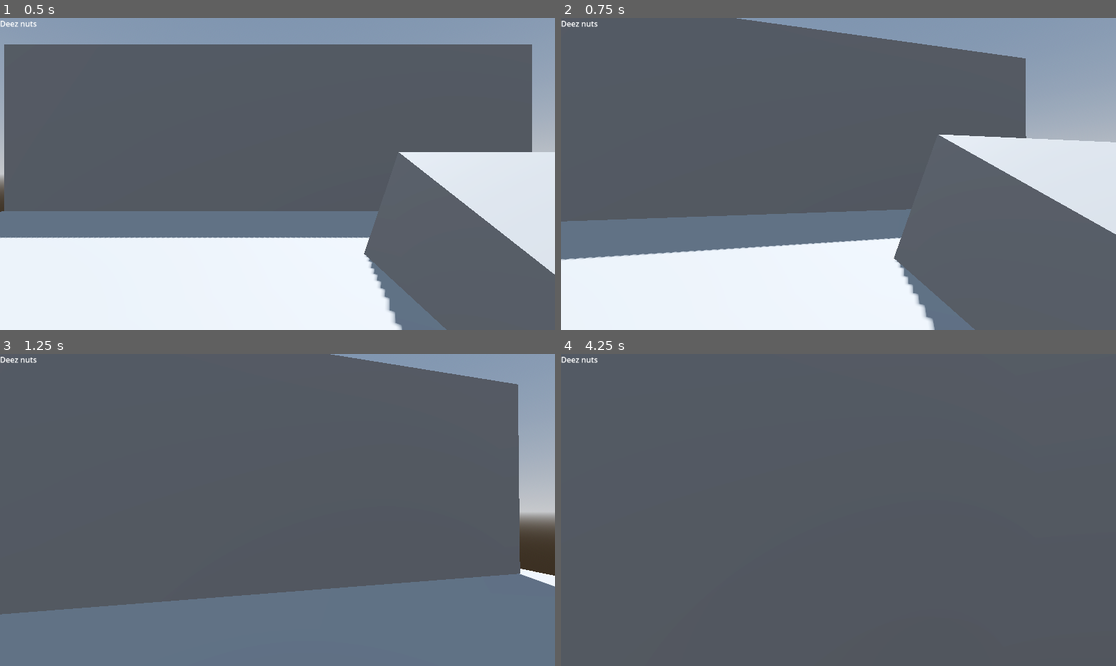
Above: before the commit, frames 1-4 (two rows, left to right).
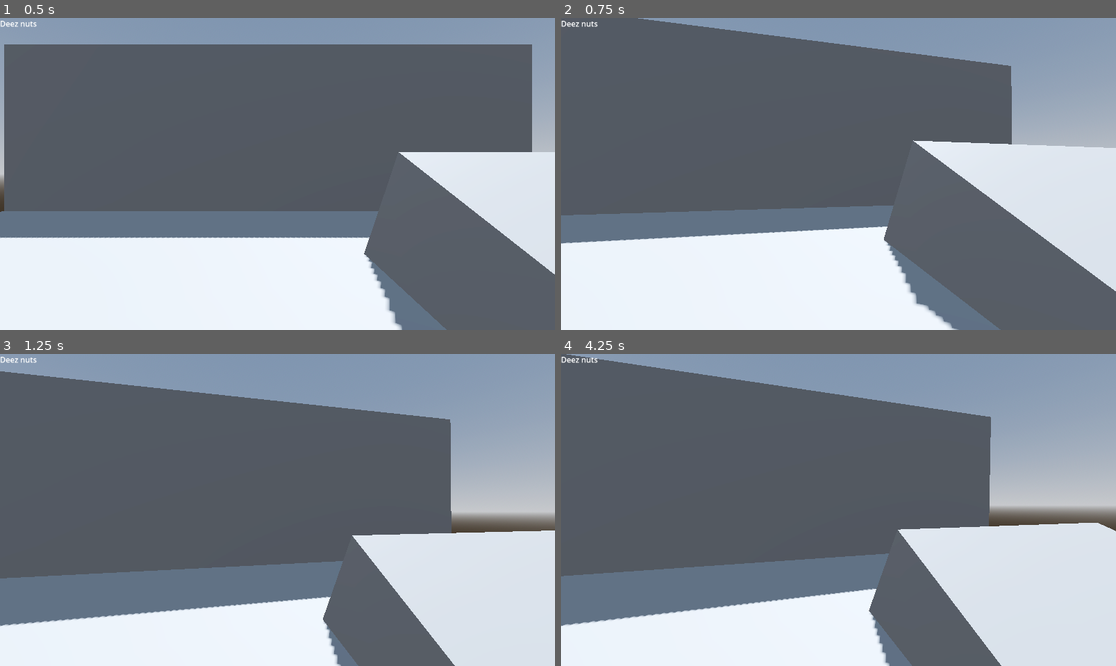
Above: after the commit, the same moments.

Repository: septabit/Stun-Zeed
Game: Godot game, scene res://Scenes/world.tscn
Same seed, same stepped clock (60 frames per second), same inputs: the game is played once before the commit and once after it.
Inputs (mouse positions are in pixels of both pictures, inside the frame that each line leads up to):
- Up to frame 1 (0.5 s): no input
- Up to frame 2 (0.75 s): tap Enter (ui_accept) at 0.5 s; move the mouse to (866, 174) at 0.52 s; hold Up (ui_up) from 0.53 s (still down); hold Shift (Sprint, bound only after the commit) from 0.53 s (still down)
- Up to frame 3 (1.25 s): keep holding Up (ui_up); keep holding Shift (Sprint, bound only after the commit); tap Enter (ui_accept) at 0.77 s
- Up to frame 4 (4.25 s): keep holding Up (ui_up); move the mouse to (810, 510) at 1.27 s; release Shift (Sprint, bound only after the commit) at 1.28 s; tap Shift (Sprint, bound only after the commit) at 1.35, 2.85 s; tap Enter (ui_accept) at 1.52, 2.75, 3.02, 3.77 s; move the mouse to (849, 503) at 2.02 s; hold Shift (Sprint, bound only after the commit) 2.03-2.78 s; move the mouse to (832, 516) at 2.77 s; move the mouse to (877, 513) at 3.52 s; hold Shift (Sprint, bound only after the commit) from 3.53 s (still down)

Frame 1 is identical in both runs. In frame 2, 13% of the frame differs, in the area x 0-100%, y 0-100%; in frame 3, 48%; in frame 4, 52%.

Commit message:
modified:   Scripts/playerObj.gd 	modified:   project.godot

Diff:
--- a/Scripts/playerObj.gd
+++ b/Scripts/playerObj.gd
@@ -4,8 +4,8 @@
 
 #Player States
 
-var playerTorsoState = torsoIDLE
-var playerLegState = legIDLE
+@export var playerTorsoState = torsoIDLE
+@export var playerLegState = legIDLE
 
 #Head States
 enum {
@@ -20,7 +20,8 @@
 enum {
 	legIDLE,
 	legRUN,
-	legSPRINT
+	legSPRINT,
+	legJUMP
 }
 
 #Player Variables
@@ -48,6 +49,7 @@
 @onready var playerView = $playerView
 @onready var playerViewCamera = $playerView/playerCamera
 
+
 func _ready():
 	Input.set_mouse_mode(Input.MOUSE_MODE_CAPTURED)
 
@@ -68,19 +70,28 @@
 
 	# Get the input direction and handle the movement/deceleration.
 	# As good practice, you should replace UI actions with custom gameplay actions.
-	var input_dir = Input.get_vector("ui_left", "ui_right", "ui_up", "ui_down")
+	var input_dir = Input.get_vector("Left", "Right", "Forward", "Backward")
 	var direction = (playerView.transform.basis * Vector3(input_dir.x, 0, input_dir.y)).normalized()
 	if is_on_floor():
-		if direction:
+		if direction && !Input.is_action_pressed("Sprint"):
 			#If you're moving, then set movement to SPEED.
 			velocity.x = direction.x * playerSpeed
 			velocity.z = direction.z * playerSpeed
+			playerLegState = legRUN
+
+		elif direction && Input.is_action_pressed("Sprint"):
+			#If you're moving, then set movement to SPEED.
+			velocity.x = playerSprint * direction.x * playerSpeed
+			velocity.z = playerSprint * direction.z * playerSpeed
+			playerLegState = legRUN
 		else:
 			#This part sets the speed to 0 if not holding direction.
 			velocity.x = move_toward(velocity.x, 0, playerSpeed)
 			velocity.z = move_toward(velocity.z, 0, playerSpeed)
+			playerLegState = legIDLE
 	else:
 		velocity.x = lerp(velocity.x, direction.x * playerSpeed, delta * 2.0)
+		playerLegState = legJUMP
 
 	#Head Bob Code
 	tbob += delta * velocity.length() * float(is_on_floor())
--- a/project.godot
+++ b/project.godot
@@ -18,3 +18,31 @@
 [dotnet]
 
 project/assembly_name="Deez Nuts"
+
+[input]
+
+Forward={
+"deadzone": 0.5,
+"events": [Object(InputEventKey,"resource_local_to_scene":false,"resource_name":"","device":0,"window_id":0,"alt_pressed":false,"shift_pressed":false,"ctrl_pressed":false,"meta_pressed":false,"pressed":false,"keycode":0,"physical_keycode":87,"key_label":0,"unicode":0,"echo":false,"script":null)
+]
+}
+Backward={
+"deadzone": 0.5,
+"events": [Object(InputEventKey,"resource_local_to_scene":false,"resource_name":"","device":0,"window_id":0,"alt_pressed":false,"shift_pressed":false,"ctrl_pressed":false,"meta_pressed":false,"pressed":false,"keycode":0,"physical_keycode":83,"key_label":0,"unicode":0,"echo":false,"script":null)
+]
+}
+Left={
+"deadzone": 0.5,
+"events": [Object(InputEventKey,"resource_local_to_scene":false,"resource_name":"","device":0,"window_id":0,"alt_pressed":false,"shift_pressed":false,"ctrl_pressed":false,"meta_pressed":false,"pressed":false,"keycode":0,"physical_keycode":65,"key_label":0,"unicode":0,"echo":false,"script":null)
+]
+}
+Right={
+"deadzone": 0.5,
+"events": [Object(InputEventKey,"resource_local_to_scene":false,"resource_name":"","device":0,"window_id":0,"alt_pressed":false,"shift_pressed":false,"ctrl_pressed":false,"meta_pressed":false,"pressed":false,"keycode":0,"physical_keycode":68,"key_label":0,"unicode":0,"echo":false,"script":null)
+]
+}
+Sprint={
+"deadzone": 0.5,
+"events": [Object(InputEventKey,"resource_local_to_scene":false,"resource_name":"","device":0,"window_id":0,"alt_pressed":false,"shift_pressed":false,"ctrl_pressed":false,"meta_pressed":false,"pressed":false,"keycode":0,"physical_keycode":4194325,"key_label":0,"unicode":0,"echo":false,"script":null)
+]
+}
